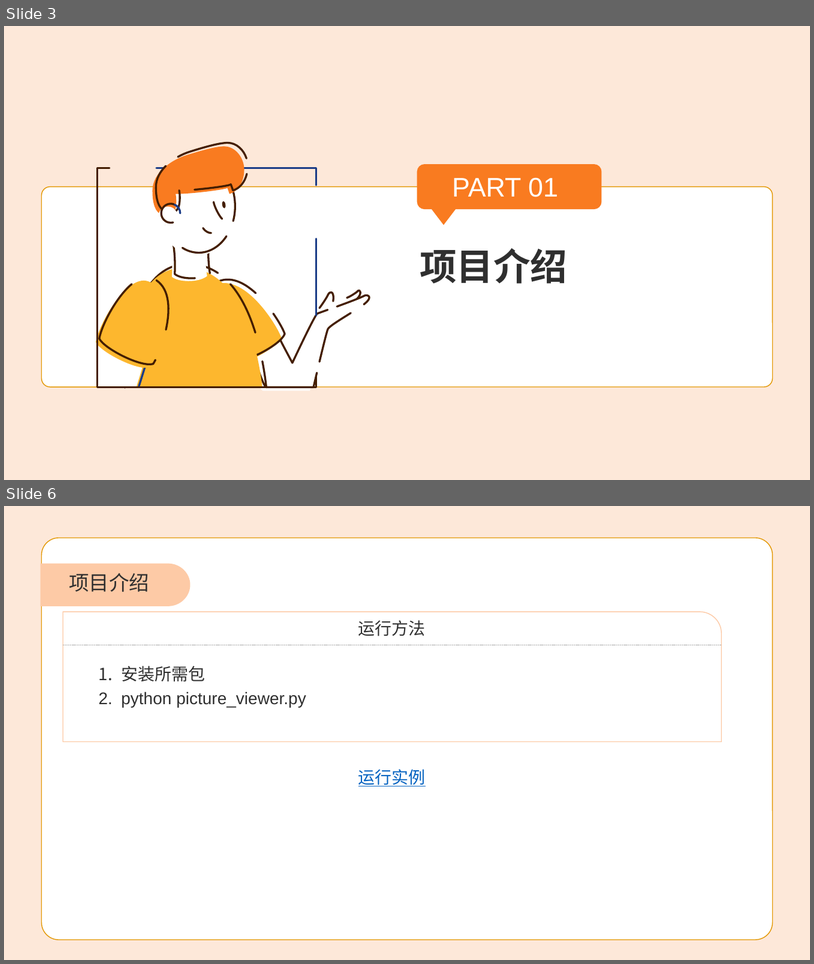
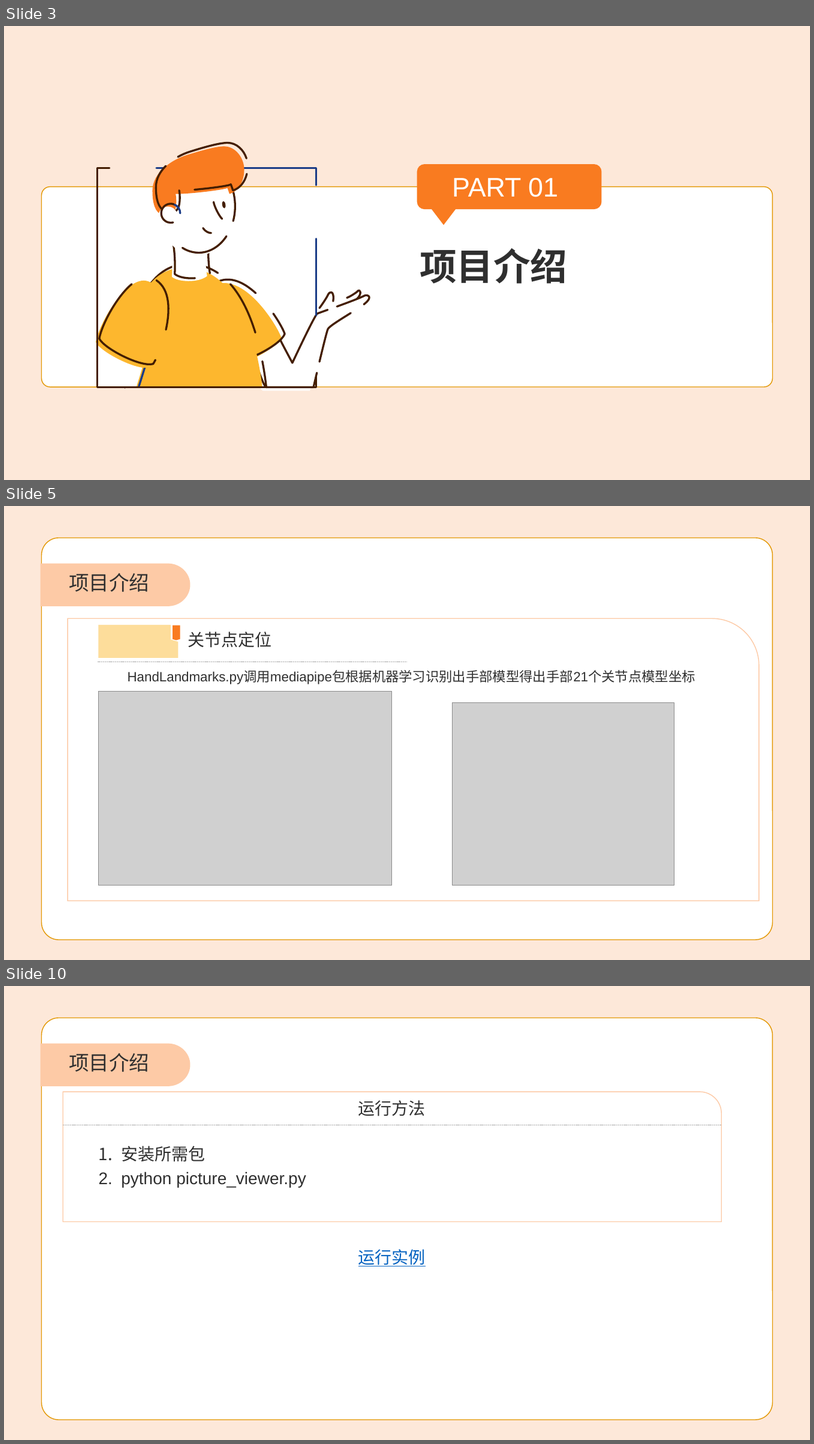
Before and after one commit to luxingzhi27/hci_final_project_hand_gesture_recognition, a slide deck: 一个基于手势识别的图像浏览器.pptx. Shown one above the other, each under a label of ours: slides 3 and 6 before the commit, slides 3, 5 and 10 after it; the slides between them are not shown. The pictures are 814x964 and 814x1444 pixels, drawn with LibreOffice and Linux fonts; fonts in the diff are those of the drawing; grey boxes stand for pictures; background and template pictures are left out. Boxes give left, top, right and bottom in pixels: in the first picture for what was removed or moved away, otherwise in the second. Text is boxed around its words. In the diff, an @@ line names an element or a change of style, - is before the commit and + after.

```diff
--- a/一个基于手势识别的图像浏览器.pptx
+++ b/一个基于手势识别的图像浏览器.pptx
@@ slide 5 added at [4, 506, 810, 960], background #F97B20 at 17% opacity; not listed: 2 template elements that a slide beside it also shows @@
@@ text added at [69, 573, 149, 592], 24 pt, text #2F2F2F @@
+项目介绍
@@ group added at [68, 619, 759, 900]: 2 texts, 2 freeform shapes, 1 round rect, 1 line @@
+关节点定位
+HandLandmarks.py调用mediapipe包根据机器学习识别出手部模型得出手部21个关节点模型坐标
@@ picture added at [98, 692, 392, 885] @@
@@ picture added at [453, 703, 675, 885] @@
@@ what was slide 6 is now slide 10 @@
```
Also in this commit, not shown: 2 slides changed, 5 other slides added, 2 slides removed.
